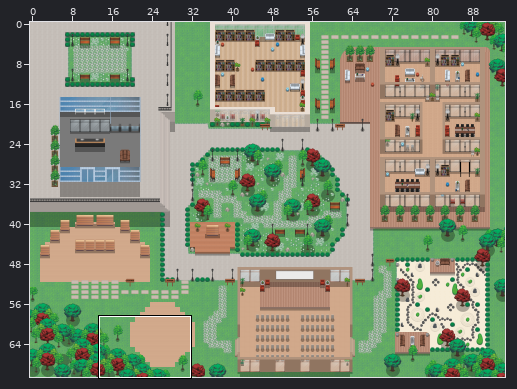
One commit to this Tiled map (JSON): v2-wa-st-gobain.tmj. The first picture is a wide view before the edit; the outline marks the close-up.
Close-up. Before the commit:
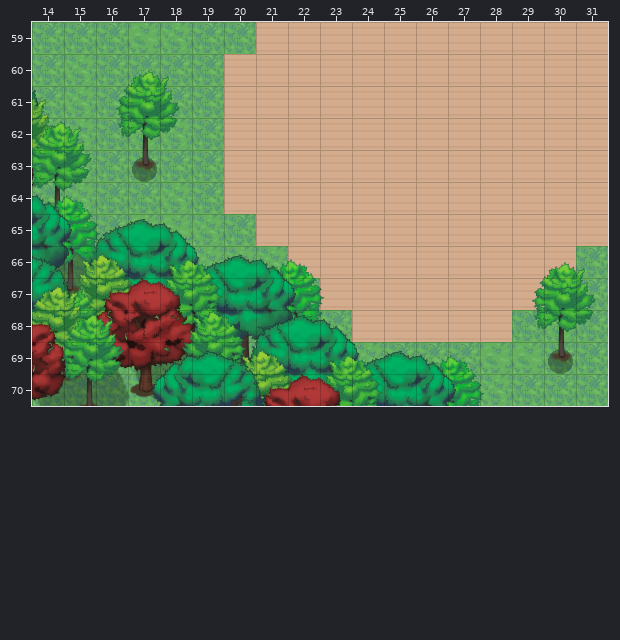
Cells are 32x32 px. Shown: x 14..31, y 59..70. The commit also changed other parts of the map, which this record leaves out. Tiles whose own drawing changed are shown in their newer look in all pictures.
Now the later version:
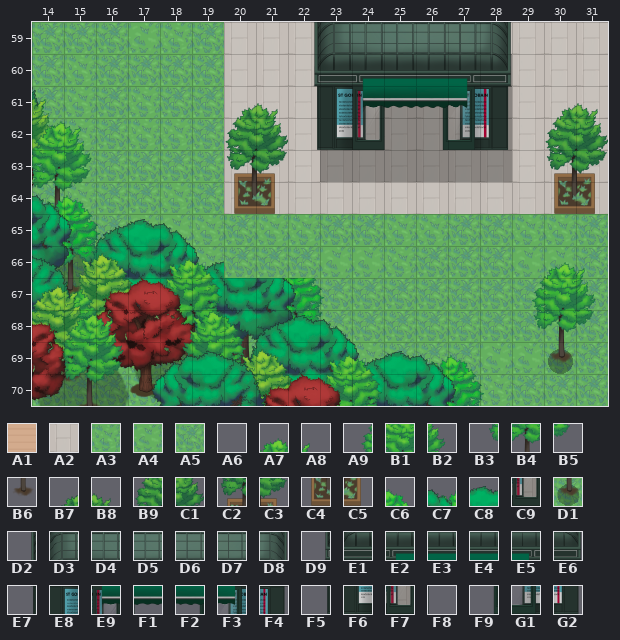
Key: from "TEST_AssetVillage": A1 128, A2 196, A3 705, A4 769, A5 771, A6 963, A7 964, A8 965, A9 1027, B1 1028, B2 1029, B3 1091, B4 1092, B5 1093, B6 1156, B7 1217, B8 1218, B9 1281, C1 1282, C2 1345, C3 1346, C4 1409, C5 1410, C6 2369 flipped left-right, C7 2370 flipped left-right, C8 2371 flipped left-right, C9 3212, D1 3345; from "TEST_Kiosque": D2 14, D3 15, D4 16, D5 17, D6 18, D7 19, D8 20, D9 21, E1 22, E2 23, E3 24, E4 25, E5 26, E6 27, E7 28, E8 29, E9 30, F1 31, F2 32, F3 33, F4 34, F5 35, F6 36, F7 37, F8 38, F9 39, G1 40, G2 41.
__ is an empty cell, ## one hidden under a higher layer.
Tiles replaced or removed in this view: A1, A3, A5, A6, A7, A8, A9, B1, B2, B3, B4, B5, B6, C6, C7, C8, D1.
See-through tiles are keyed as they look on the map.
The exact change:
Changed rows in their new state; .. is an unchanged cell.
Layer "floor/floor1":
first column x 20:
59 A2 A2 A2 ## ## ## ## ## A2 A2 A2 A2
60 A2 A2 A2 ## ## ## ## ## A2 A2 A2 A2
61 A2 A2 A2 ## A2 A2 A2 A2 A2 A2 A2 A2
62 A2 A2 A2 A2 A2 A2 A2 A2 A2 A2 A2 A2
63 A2 A2 A2 A2 A2 A2 A2 A2 A2 A2 A2 A2
64 A2 A2 A2 A2 A2 A2 A2 A2 A2 A2 A2 A2
65 .. A3 A3 A5 A5 A3 A3 A5 A5 A3 A3 A5
66 A5 A5 A5 A4 A4 A3 A5 A5 A5 A4 A4 ..
67 .. .. .. A5 A5 A5 A5 A5 A5 A5 .. ..
68 .. .. .. .. A5 A5 A5 A5 A5 .. .. ..
Layer "Shadow":
first column x 17:
60 .. .. .. .. .. .. .. .. .. .. .. C9
61 .. .. .. .. .. .. .. C9 C9 C9 C9 C9
62 .. .. .. .. .. .. C9 C9 C9 C9 C9 C9
63 __ .. .. .. .. .. C9 C9 C9 C9 C9 C9
Layer "furniture/furniture1":
first column x 16:
60 .. __ __ .. .. .. .. .. .. .. .. .. .. .. .. ..
61 __ __ __ .. .. .. .. .. .. .. .. .. .. .. .. ..
62 __ __ __ .. .. .. .. .. .. .. .. .. .. .. .. ..
63 .. __ .. .. .. .. .. .. .. .. .. .. .. .. .. ..
64 .. .. .. .. C4 C5 .. .. .. .. .. .. .. .. C4 C5
66 .. .. .. .. __ __ __ .. .. .. .. .. .. __ __ ..
67 .. .. .. .. .. .. .. .. .. .. .. .. .. __ .. ..
Layer "furniture/furniture2":
first column x 22:
61 E7 E8 E9 F1 F2 F3 F4
62 F5 F6 F7 F8 F9 G1 G2
Layer "above/above 1":
first column x 20:
59 .. .. D2 D3 D4 D5 D6 D7 D8 .. .. ..
60 .. .. D9 E1 E2 E3 E4 E5 E6 A6 .. ..
61 B7 B8 .. .. .. .. .. .. .. .. B7 B8
62 B9 C1 .. .. .. .. .. .. .. .. B9 C1
63 C2 C3 .. .. .. .. .. .. .. .. C2 C3
66 .. .. .. .. .. .. .. .. .. A6 A7 ..
67 .. .. .. .. .. .. .. .. .. A9 .. ..
Boxes around the changes in both close-ups, in picture pixels (x1, y1, x2, y2):
changed: (224, 22, 608, 342)
removed: (116, 70, 180, 182)
